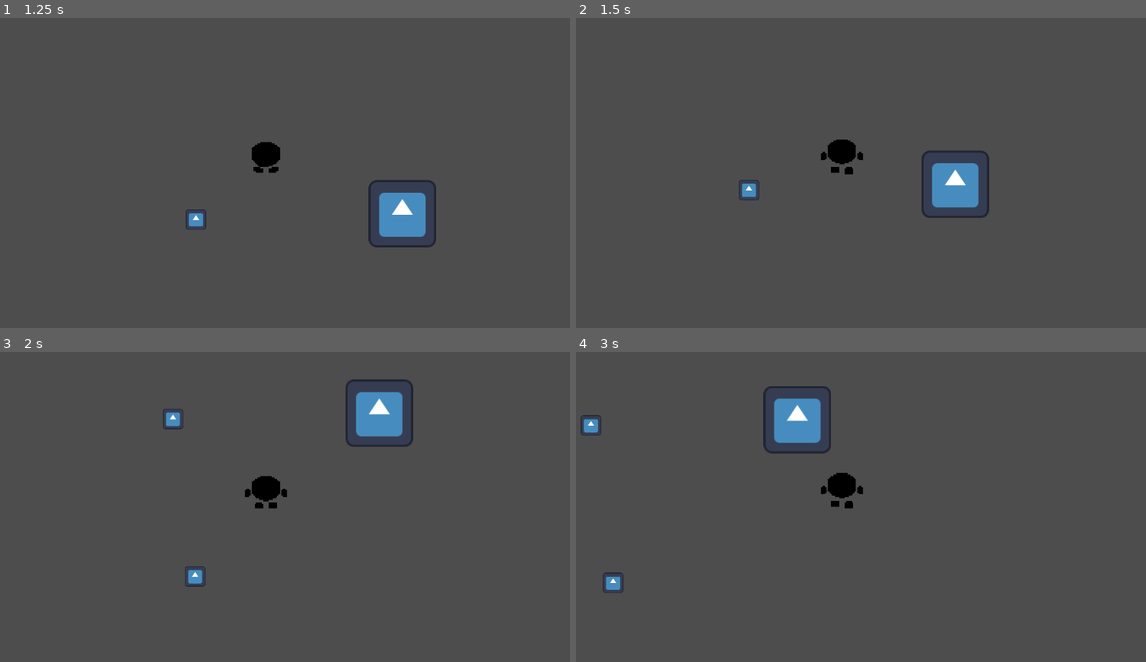
Above: before the commit, frames 1-4 (two rows, left to right).
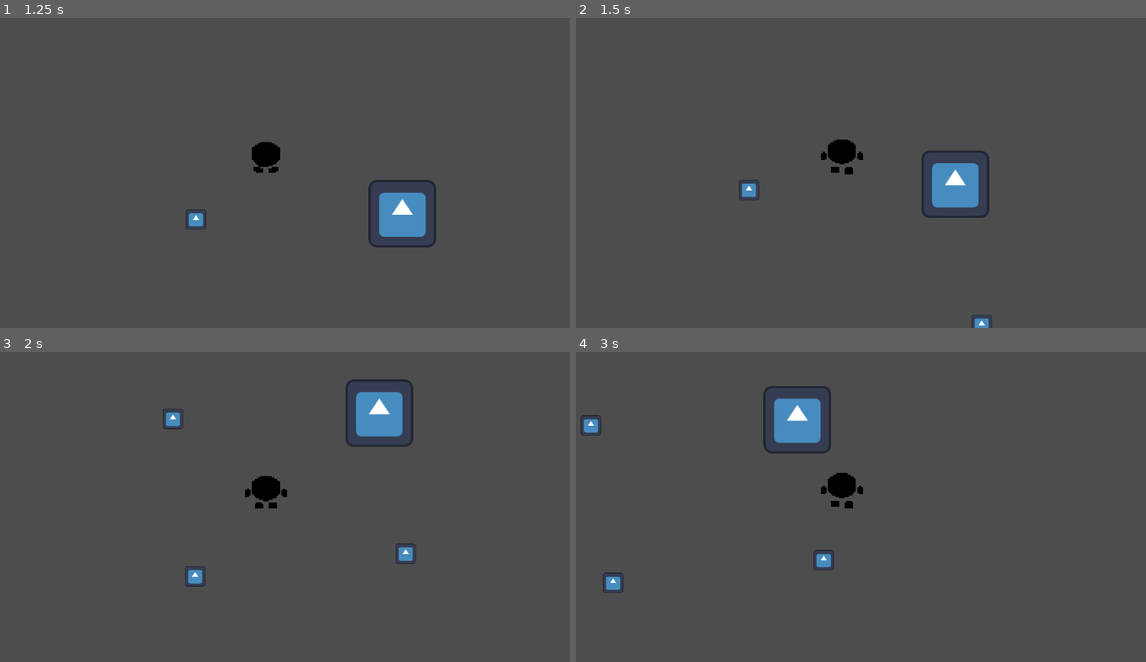
Above: after the commit, the same moments.

Repository: M41T4P-GAMES/Overworked
Game: Godot game, scene res://Scenes/main.tscn
Two runs of this game, one before a commit and one after it. Both use one fixed random seed, a clock stepped at 60 frames per second and the inputs below. This scene is started directly instead of the project's main scene. The engine's default icon, where the game draws it, is replaced by a stand-in: a white triangle on a blue panel in a dark square.
Inputs:
- Up to frame 1 (1.25 s): tap Enter at 0.5 s; hold D (right) from 0.53 s (still down); hold E (interact) from 0.53 s (still down)
- Up to frame 2 (1.5 s): release D (right) at 1.28 s; release E (interact) at 1.28 s; hold S (down) from 1.28 s (still down); tap E (interact) at 1.35 s
- Up to frame 3 (2 s): keep holding S (down)
- Up to frame 4 (3 s): release S (down) at 2.03 s; hold D (right) 2.03-2.78 s; hold Space (space) 2.03-2.78 s; tap E (interact) at 2.3, 2.85 s; hold Up (ui_up) from 2.78 s (still down)

Frame 1 is identical in both runs. In frame 2, 0.1% of the frame differs, in the area x 69-73%, y 95-100%; in frame 3, 0.2%; in frame 4, 0.2%, in the area x 41-46%, y 63-71%.

Commit message:
exports completely done (hopefully)

Diff:
--- a/Scenes/box_area.tscn
+++ b/Scenes/box_area.tscn
@@ -13,6 +13,9 @@
 properties/1/path = NodePath(".:items")
 properties/1/spawn = true
 properties/1/replication_mode = 1
+properties/2/path = NodePath(".:max_capacity")
+properties/2/spawn = true
+properties/2/replication_mode = 1
 
 [node name="BoxArea" type="Area2D"]
 script = ExtResource("1_akqb7")
--- a/Scenes/main.tscn
+++ b/Scenes/main.tscn
@@ -1,9 +1,10 @@
-[gd_scene load_steps=7 format=3 uid="uid://okgncs467xop"]
+[gd_scene load_steps=9 format=3 uid="uid://okgncs467xop"]
 
 [ext_resource type="Script" uid="uid://vmf0670uammx" path="res://Scripts/main.gd" id="1_jjgbg"]
 [ext_resource type="PackedScene" uid="uid://cjhuj0h71gddn" path="res://Scenes/box_area.tscn" id="2_bo1nx"]
 [ext_resource type="Script" uid="uid://c3npeolnujnfc" path="res://Scripts/stamping_area.gd" id="3_jjvhh"]
 [ext_resource type="Texture2D" uid="uid://dugfiin2drgr4" path="res://icon.svg" id="4_kry3j"]
+[ext_resource type="Script" uid="uid://djtyoct3l0o8d" path="res://Scripts/exports.gd" id="5_kry3j"]
 
 [sub_resource type="RectangleShape2D" id="RectangleShape2D_21xkr"]
 size = Vector2(116, 119)
@@ -12,6 +13,20 @@
 properties/0/path = NodePath("StampingArea:taken")
 properties/0/spawn = true
 properties/0/replication_mode = 1
+
+[sub_resource type="SceneReplicationConfig" id="SceneReplicationConfig_kry3j"]
+properties/0/path = NodePath(".:max_capacity")
+properties/0/spawn = true
+properties/0/replication_mode = 1
+properties/1/path = NodePath(".:inventory")
+properties/1/spawn = true
+properties/1/replication_mode = 1
+properties/2/path = NodePath(".:items")
+properties/2/spawn = true
+properties/2/replication_mode = 1
+properties/3/path = NodePath(".:cache")
+properties/3/spawn = true
+properties/3/replication_mode = 1
 
 [node name="Main" type="Node2D"]
 script = ExtResource("1_jjgbg")
@@ -54,4 +69,13 @@
 root_path = NodePath("../..")
 replication_config = SubResource("SceneReplicationConfig_jjvhh")
 
+[node name="Exports" parent="." instance=ExtResource("2_bo1nx")]
+position = Vector2(563, 374)
+script = ExtResource("5_kry3j")
+max_capacity = 10
+cache = Array[Dictionary]([])
+
+[node name="MultiplayerSynchronizer2" type="MultiplayerSynchronizer" parent="Exports"]
+replication_config = SubResource("SceneReplicationConfig_kry3j")
+
 [connection signal="timeout" from="Udp_timer" to="." method="_on_udp_timer_timeout"]
--- /dev/null
+++ b/Scripts/exports.gd
@@ -0,0 +1,58 @@
+extends Area2D
+
+@export_range(1, 100) var max_capacity: int
+@export var inventory: Dictionary[int, int] = {}
+@export var cache: Array[Dictionary] = []
+@export var items = 0
+
+
+func _ready() -> void:
+	evaluate_capacity()
+
+
+func interact(player: RigidBody2D):
+	if !player.carry_addr.is_empty():
+			add_box(player)
+
+func add_box(player: RigidBody2D) -> void:
+	if items + player.carry_count > max_capacity:
+		print("Area is full")
+		return
+
+	var carry_id = player.carry_id
+	var carry_count = player.carry_count
+	var carry_addr = player.carry_addr
+	add_to_cache(carry_id, carry_count, carry_addr)
+
+	items += carry_count
+	# If such a box already exists, add to it, otherwise put it in
+	if inventory.has(carry_id):
+		inventory[carry_id] += carry_count
+	else:
+		inventory[carry_id] = carry_count
+
+	remove_from_player.rpc(player.name)
+
+
+@rpc("any_peer", "call_local", "reliable")
+func remove_from_player(player_name):
+	get_node("../" + player_name).set_carry_id(-1)
+	get_node("../" + player_name).set_carry_addr("")
+	get_node("../" + player_name).set_carry_count(0)
+	get_node("../" + player_name).get_node("Box").hide()
+
+
+func evaluate_capacity():
+	items = 0
+	for value in inventory.values():
+		items += value
+
+
+func add_to_cache(id: int, count: int, address: String) -> void:
+	var new_item: Dictionary[String, Variant] = {
+		"address": address,
+		"id": id,
+		"count": count
+	}
+
+	cache.append(new_item)
--- a/Scripts/player.gd
+++ b/Scripts/player.gd
@@ -118,11 +118,7 @@
 		if inv.is_empty():
 			return
 
-		for key in inv.keys():
-			var new_item = item_tab.instantiate()
-			var entry: Dictionary = Global.get_entry_by_id("res://Assets/Data/materials_and_products.json", key)
-			new_item.init(int(key), inv[key], entry["name"], load(entry["sprite"]))
-			$BoxStorage/UI/ScrollContainer/ItemList.add_child(new_item)
+		create_storage_ui(inv)
 
 
 func close_storage_ui() -> void:
@@ -130,8 +126,7 @@
 		freeze = false
 		$BoxStorage.hide()
 		remove_item_rpc.rpc(selected_area.name, name, carry_id, carry_count)
-		for i in $BoxStorage/UI/ScrollContainer/ItemList.get_children():
-			i.queue_free()
+		clear_storage_ui()
 
 @rpc("any_peer", "call_local", "reliable")
 func remove_item_rpc(selected_area_name, player_name, _carry_id, _carry_count):
@@ -146,6 +141,22 @@
 	selected_area.taken = false
 	carry_addr = text
 	freeze = false
+
+
+func clear_storage_ui() -> void:
+	for i in $BoxStorage/UI/ScrollContainer/ItemList.get_children():
+			i.queue_free()
+
+func create_storage_ui(inv: Dictionary) -> void:
+	for key in inv.keys():
+		var new_item = item_tab.instantiate()
+		var entry: Dictionary = Global.get_entry_by_id("res://Assets/Data/materials_and_products.json", key)
+		new_item.init(int(key), inv[key], entry["name"], load(entry["sprite"]))
+		$BoxStorage/UI/ScrollContainer/ItemList.add_child(new_item)
+
+func refresh_storage_ui(inv: Dictionary):
+	clear_storage_ui()
+	create_storage_ui(inv)
 
 
 func _on_pickup_range_area_entered(area: Area2D) -> void:
@@ -163,6 +174,9 @@
 func get_carry_count() -> int:
 	return carry_count
 
+func set_carry_addr(addr: String) -> void:
+	carry_addr = addr
+
 func set_carry_id(id: int) -> void:
 	carry_id = id
 
Not shown, added: Scripts/exports.gd.uid
